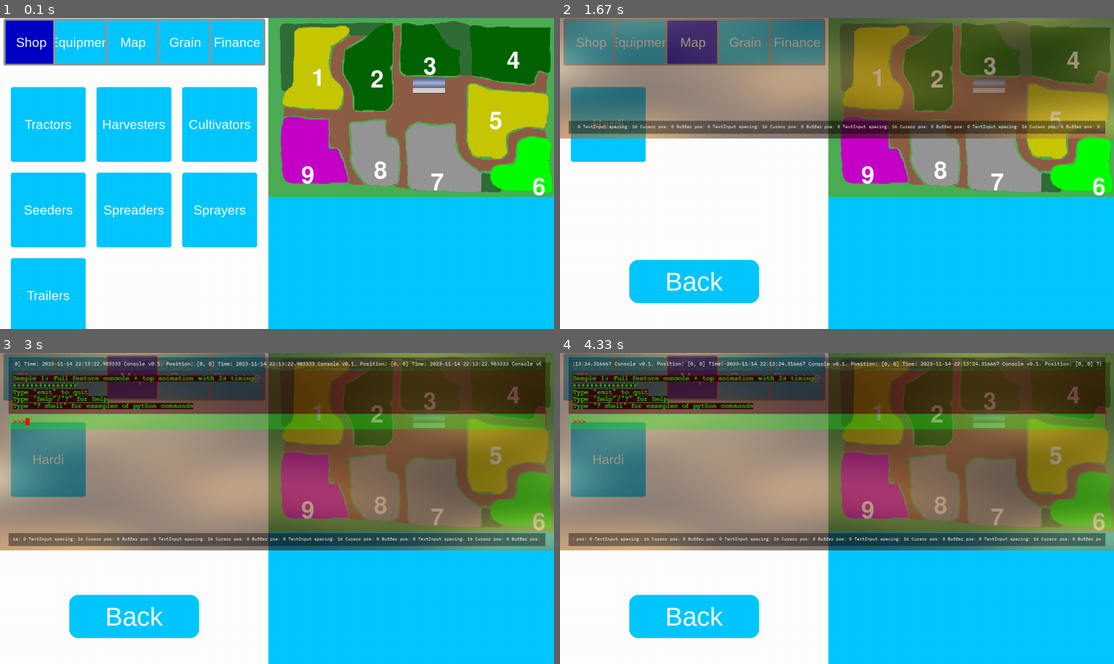
Above: before the commit, frames 1-4 (two rows, left to right).
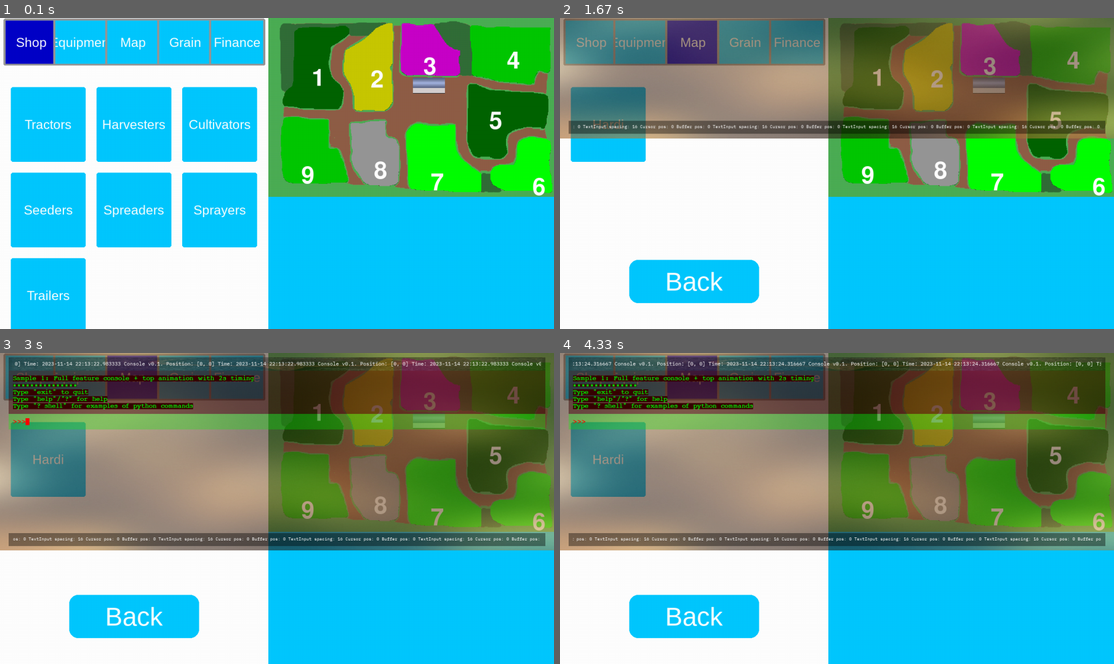
Above: after the commit, the same moments.

Repository: CaptainDeathead/Farm-CEO-ng
Game: pygame game, started from game/main.py
Same seed, same stepped clock (60 frames per second), same inputs: the game is played once before the commit and once after it.
Inputs (mouse positions are in pixels of both pictures, inside the frame that each line leads up to):
- Up to frame 1 (0.1 s): no input
- Up to frame 2 (1.67 s): click (814, 185) at 0.38 s; press the mouse at (692, 229) at 0.7 s; move the mouse to (709, 145) at 0.8 s; release the mouse at (726, 61) at 0.93 s; click (692, 42) at 1.05 s; tap F1 at 1.33 s
- Up to frame 3 (3 s): hold Right 1.67-2.13 s; tap Page Down at 2.17 s; tap Enter at 2.83 s
- Up to frame 4 (4.33 s): tap Page Down at 3.17 s; hold Right 3.5-3.97 s; hold Left from 4 s (still down)

The runs differ from the first frame. In frame 1, 14% of the frame differs, in the area x 50-100%, y 1-57%; in frame 2, 14%; in frame 3, 12%; in frame 4, 12%.

Commit message:
Untestable paddock number coloring if owned

Diff:
--- a/game/farmceo_savegame.json
+++ b/game/farmceo_savegame.json
@@ -1 +1 @@
-{"map_name": "Green Spring", "money": 500000.0, "xp": 0.0, " …(452 unchanged characters)… [148, 166], "gate": [75, 301], "state": 5}, "2": {"center": [347, 173], "gate": [422, 44], "state": 2}, "3": {"center": [527, 129], "gate": [451, 43], "state": 2}, "4": {"center": [809, 108], "gate": [932, 183], "state": 2}, "5": {"center": [749, 313], "gate": [920, 254], "state": 5}, "6": {"center": [896, 538], "gate": [923, 408], "state": 4}, "7": {"center": [552, 522], "gate": [475, 557], "state": 1}, "8": {"center": [359, 483], "gate": [442, 553], "state": 1}, "9": {"center": [113, 498], "gate": [267, 538], "state": 0}}}
+{"map_name": "Green Spring", "money": 500000.0, "xp": 0.0, " …(452 unchanged characters)… [148, 166], "gate": [75, 301], "state": 2, "owned_by": "npc"}, "2": {"center": [347, 173], "gate": [422, 44], "state": 5, "owned_by": "npc"}, "3": {"center": [527, 129], "gate": [451, 43], "state": 0, "owned_by": "npc"}, "4": {"center": [809, 108], "gate": [932, 183], "state": 3, "owned_by": "npc"}, "5": {"center": [749, 313], "gate": [920, 254], "state": 2, "owned_by": "npc"}, "6": {"center": [896, 538], "gate": [923, 408], "state": 4, "owned_by": "npc"}, "7": {"center": [552, 522], "gate": [475, 557], "state": 4, "owned_by": "npc"}, "8": {"center": [359, 483], "gate": [442, 553], "state": 1, "owned_by": "npc"}, "9": {"center": [113, 498], "gate": [267, 538], "state": 3, "owned_by": "npc"}}}
--- a/game/paddock.py
+++ b/game/paddock.py
@@ -9,8 +9,12 @@
         self.num = num
         self.scale = scale
         self.state: int = attrs.get("state", randint(0, 5))
+        self.owned_by: str = attrs["owned_by"]
 
-        self.number_surface = pg.font.SysFont(None, 80).render(str(self.num), True, (255, 255, 255))
+        color = (255, 255, 255)
+        if self.owned_by == "player": color = (0, 0, 255)
+
+        self.number_surface = pg.font.SysFont(None, 80).render(str(self.num), True, color)
 
         cx, cy = attrs["center"]
         gx, gy = attrs["gate"]
@@ -24,7 +28,8 @@
         return {
             "center": self.attrs["center"],
             "gate": self.attrs["gate"],
-            "state": self.state
+            "state": self.state,
+            "owned_by": self.owned_by
         }
 
     def set_boundary(self, boundary: List[Tuple]) -> None:
--- a/game/resource_manager.py
+++ b/game/resource_manager.py
@@ -221,6 +221,7 @@
         new_paddocks = {}
         for pdk in map_config["paddocks"]:
             new_paddocks[int(pdk)+1] = map_config["paddocks"][pdk]
+            new_paddocks[int(pdk)+1]["owned_by"] = "npc"
 
         return new_paddocks
 
